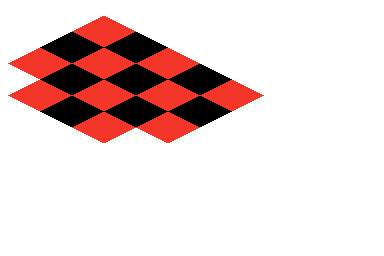
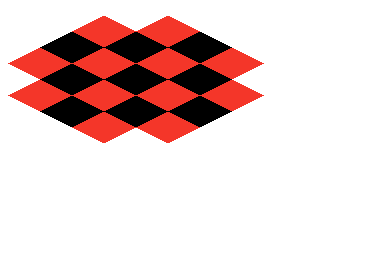
Layer changes from the first 384px x 256px image to the second:
painted on "Hintergrund" over (x1=136, y1=16, x2=264, y2=79)
